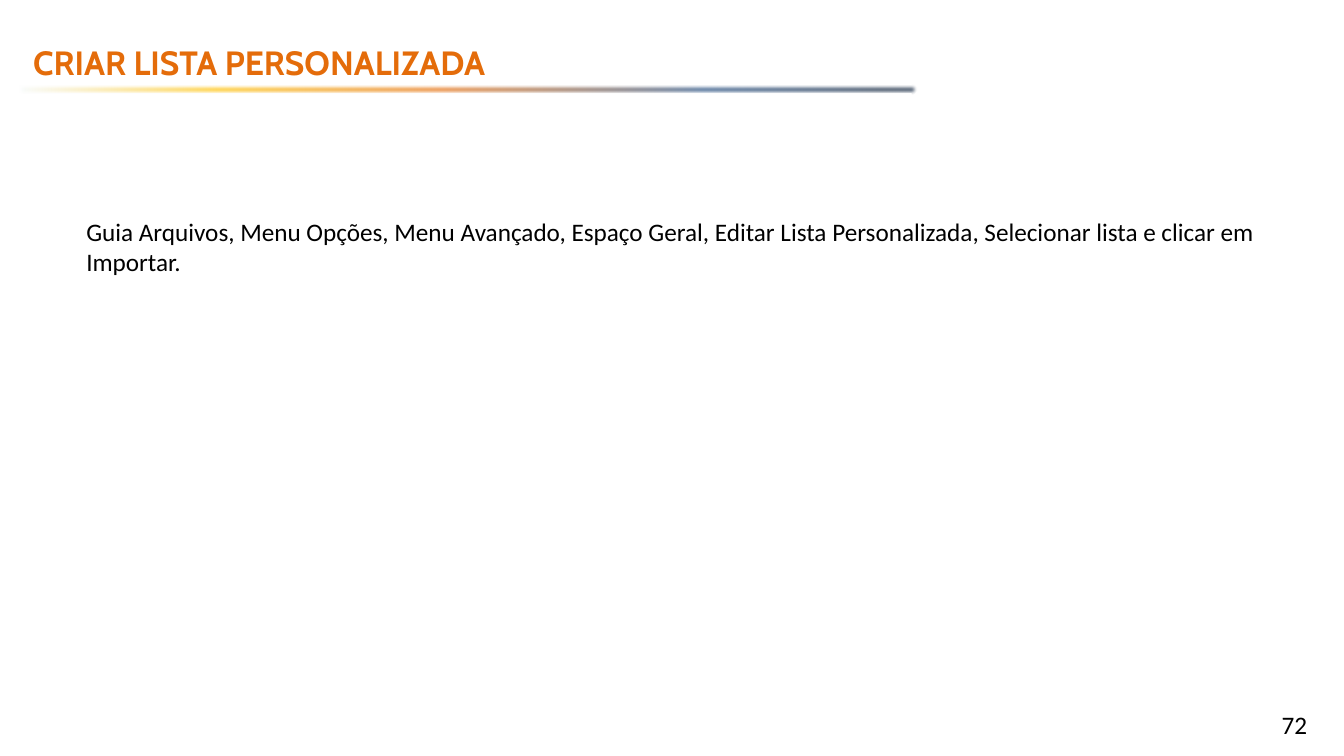
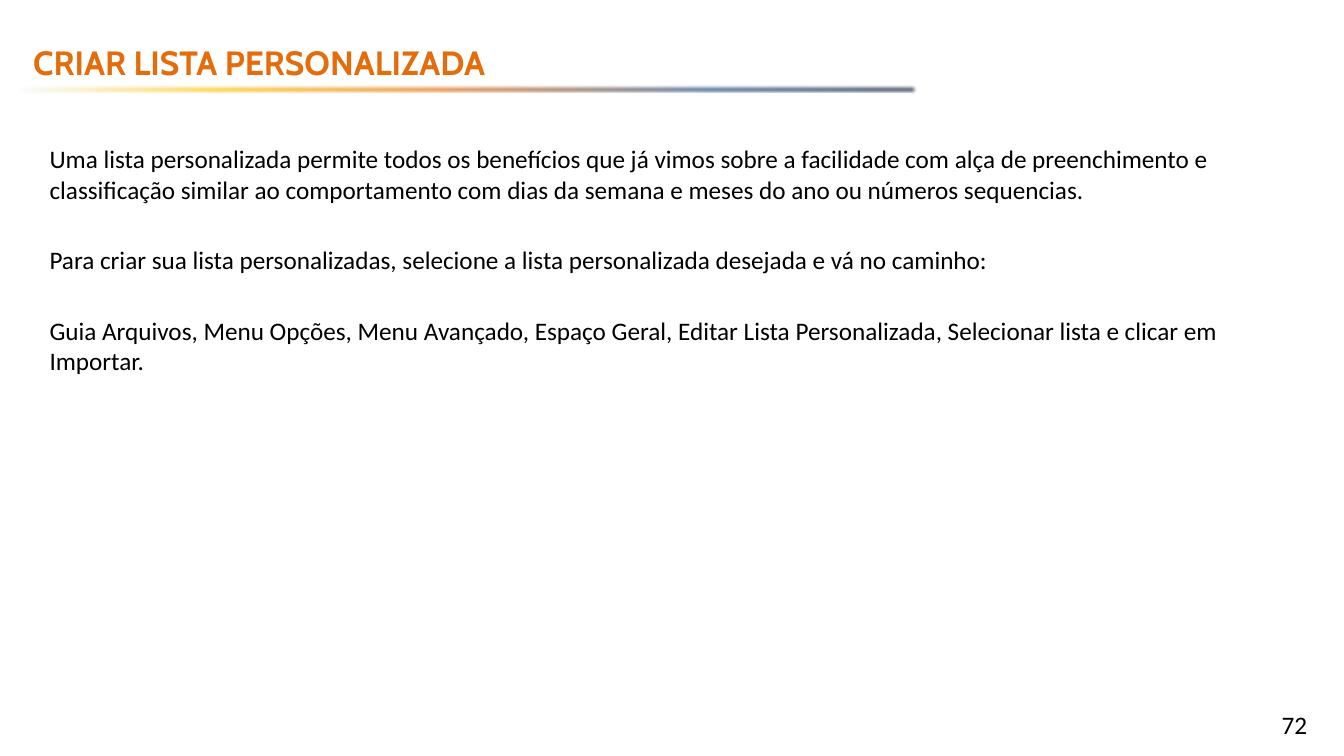
Before and after one commit to emerson-fenrir/Excel_Basico, a slide deck: slide 72 of Professor/Aula3.pptx. Drawn at 1344x756 pixels with LibreOffice and Linux fonts; fonts in the diff are those of the drawing; background and template pictures are left out. Boxes give left, top, right and bottom in pixels: in the first picture for what was removed or moved away, otherwise in the second. Text is boxed around its words. In the diff, an @@ line names an element or a change of style, - is before the commit and + after.

```diff
--- a/Professor/Aula3.pptx
+++ b/Professor/Aula3.pptx
@@ text "Uma lista personalizada permite todos ...": place and size @@
-text "Uma lista personalizada permite todos ..." at [86,223,1254,275]
+text "Uma lista personalizada permite todos ..." at [50,150,1217,374]
@@ text at [50,150,1208,274]: paragraphs added @@
+Uma lista personalizada permite todos os benefícios que já vimos sobre a facilidade com alça de preenchimento e classificação similar ao comportamento com dias da semana e meses do ano ou números sequencias.
+Para criar sua lista personalizadas, selecione a lista personalizada desejada e vá no caminho:
```
Also in this commit, not shown: 6 other slides changed, 5 slides added, 8 other files.
